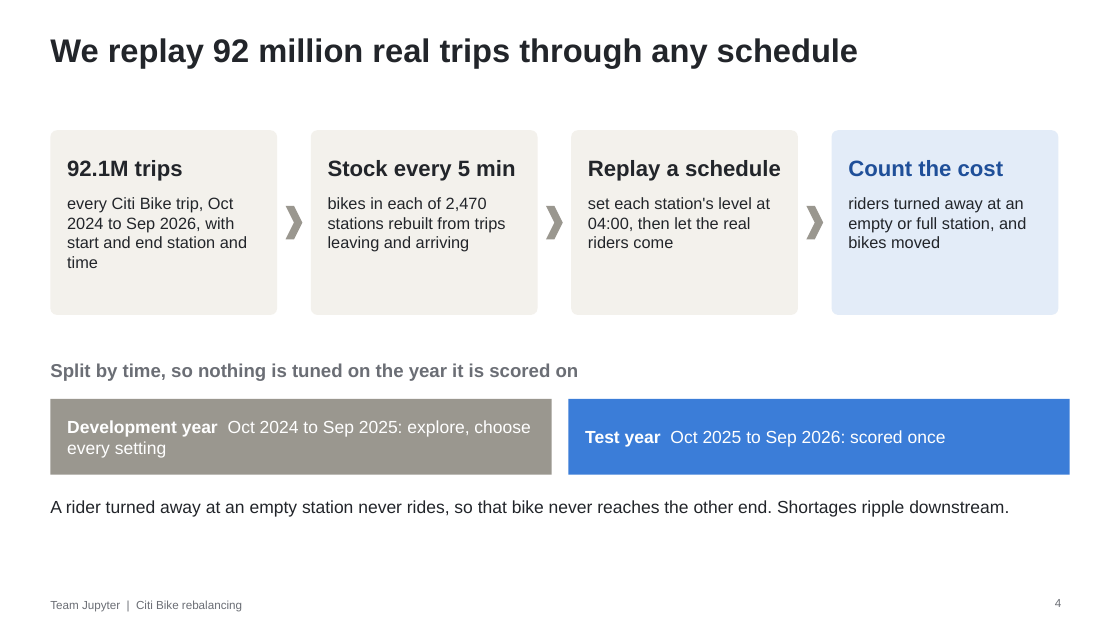
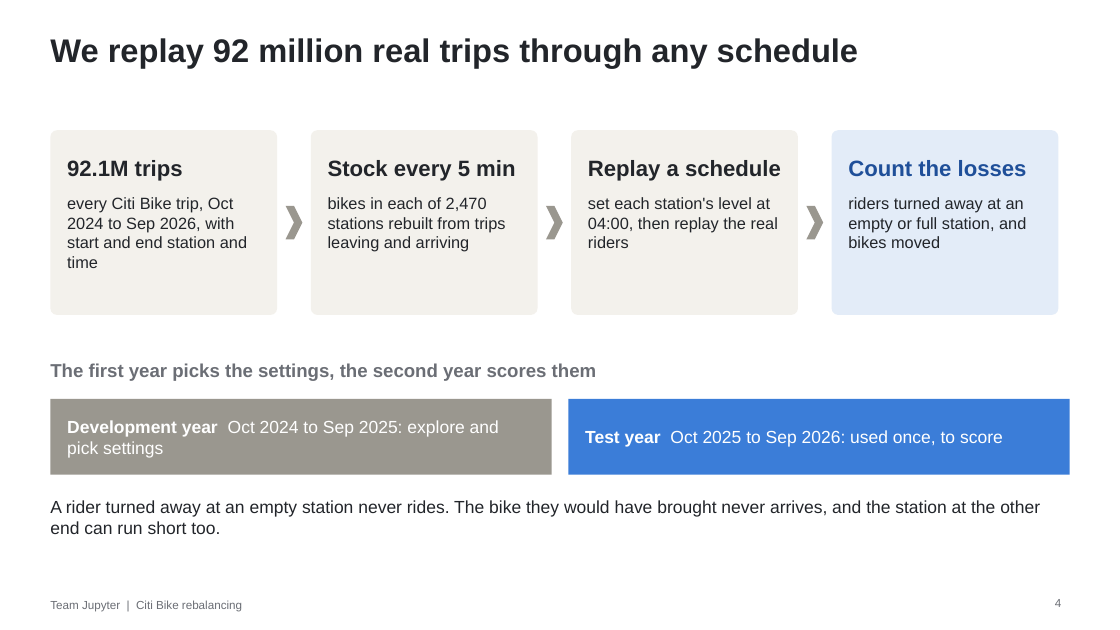
Before and after one commit to martin-gbeck/citibike-rebalancing, a slide deck: slide 4 of presentation/citibike-presentation.pptx. Drawn at 1120x630 pixels with LibreOffice and Linux fonts; fonts in the diff are those of the drawing. Boxes give left, top, right and bottom in pixels: in the first picture for what was removed or moved away, otherwise in the second. Text is boxed around its words. In the diff, an @@ line names an element or a change of style, - is before the commit and + after.

```diff
--- a/presentation/citibike-presentation.pptx
+++ b/presentation/citibike-presentation.pptx
@@ text at [848, 160, 1027, 177]: text changed @@
-Count the cost
+Count the losses
@@ text at [588, 197, 778, 248]: text changed @@
-set each station's level at 04:00, then let the real riders come
+set each station's level at 04:00, then replay the real riders
@@ text at [50, 363, 597, 381]: text changed @@
-Split by time, so nothing is tuned on the year it is scored on
+The first year picks the settings, the second year scores them
@@ text at [67, 420, 499, 458]: text changed @@
-Development year Oct 2024 to Sep 2025: explore, choose every setting
+Development year Oct 2024 to Sep 2025: explore and pick settings
@@ text at [585, 430, 1003, 447]: text changed @@
-Test year Oct 2025 to Sep 2026: scored once
+Test year Oct 2025 to Sep 2026: used once, to score
@@ text at [50, 500, 1040, 534]: text changed @@
-A rider turned away at an empty station never rides, so that bike never reaches the other end. Shortages ripple downstream.
+A rider turned away at an empty station never rides. The bike they would have brought never arrives, and the station at the other end can run short too.
```
Also in this commit, not shown: 15 other slides changed, 1 other file.
